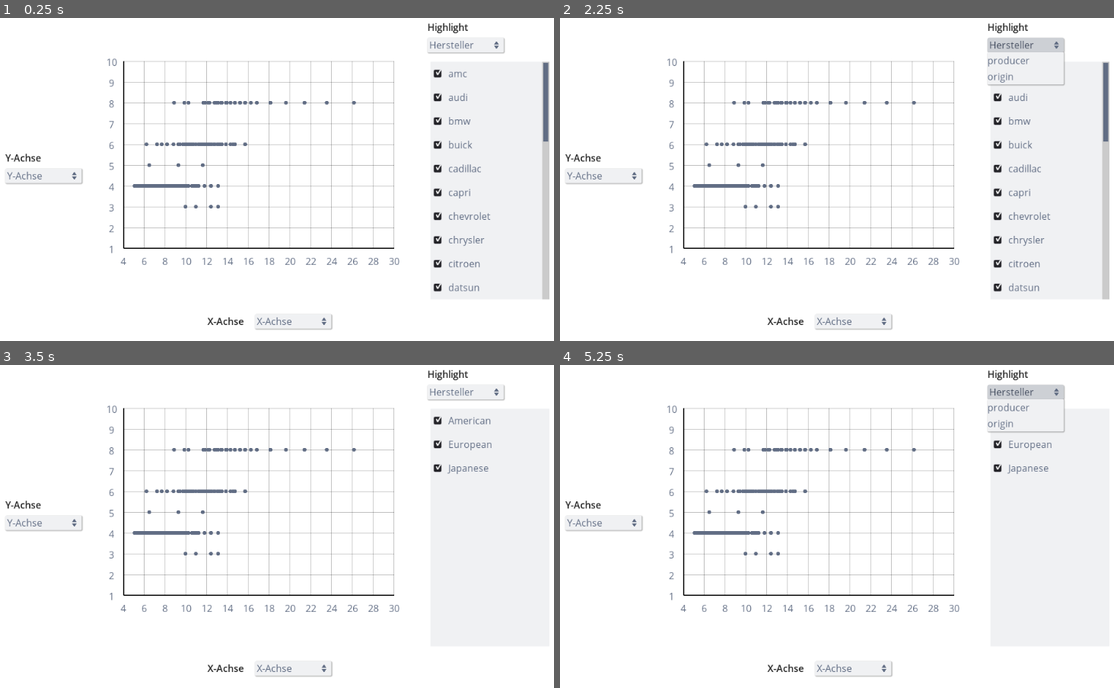
Above: before the commit, frames 1-4 (two rows, left to right).
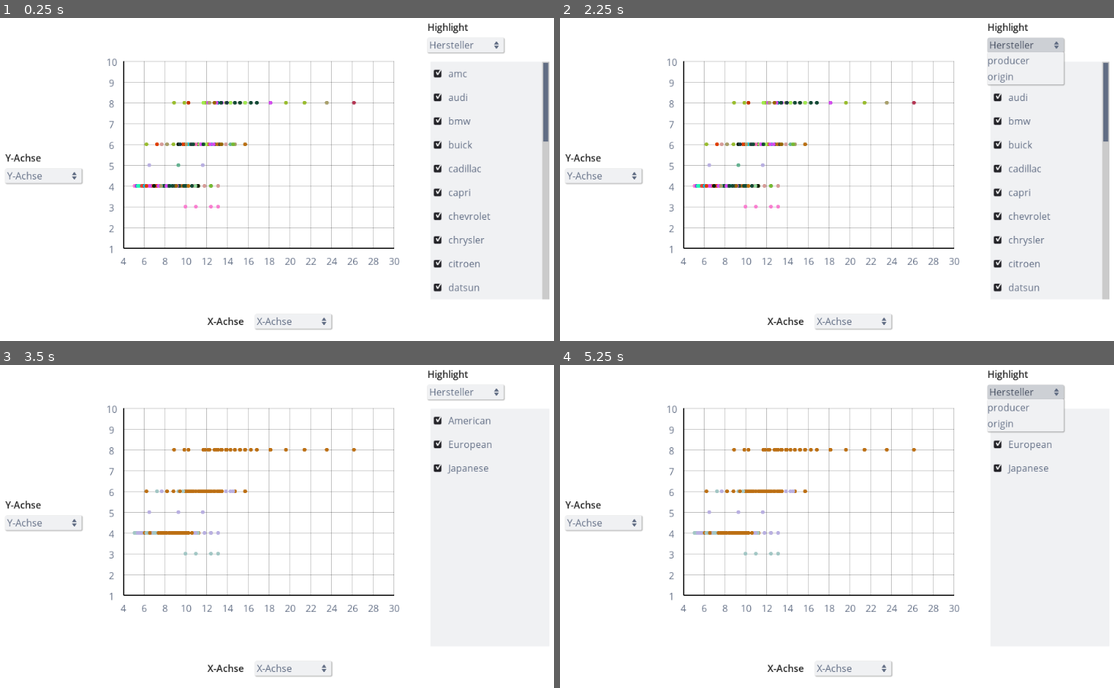
Above: after the commit, the same moments.

Repository: nevs-devs/cars
Game: Godot game, scene res://Main.tscn
Same seed, same stepped clock (60 frames per second), same inputs: the game is played once before the commit and once after it.
Inputs (mouse positions are in pixels of both pictures, inside the frame that each line leads up to):
- Up to frame 1 (0.25 s): no input
- Up to frame 2 (2.25 s): click "X-Achse" at 0.5 s; click "Y-Achse" at 1.25 s; click "Hersteller" at 2 s
- Up to frame 3 (3.5 s): click (487, 419) at 2.77 s
- Up to frame 4 (5.25 s): click "X-Achse" at 3.5 s; click "Y-Achse" at 4.25 s; click "Hersteller" at 5 s

The runs differ from the first frame. In frame 1, 0.5% of the frame differs, in the area x 23-65%, y 25-59%; in frame 2, 0.5%; in frame 3, 0.5%; in frame 4, 0.5%.

Commit message:
added colors

Diff:
--- a/Chart.gd
+++ b/Chart.gd
@@ -51,6 +51,7 @@
 
 	for d in data:
 		var point = data_point.instance()
+		point.get_node("Sprite").modulate = d[2]
 		var rel_x = width - (x_max - d[0]) / x_diff * width
 		var rel_y = (y_max - d[1]) / y_diff * height
 		point.position = Vector2(rel_x, rel_y)
--- a/Main.gd
+++ b/Main.gd
@@ -1,8 +1,10 @@
 extends Node2D
 
+const check_list_item = preload("res://CheckListItem.tscn")
 const AxisOptions = ['wastage', 'cylinder', 'cubic_capacity', 'ps', 'weight', 'acceleration', 'year_of_construction']
 const SelectOptions = ['producer', 'origin']
-const check_list_item = preload("res://CheckListItem.tscn")
+
+var SelectionColors = []
 var cars = []
 var x_id = 0
 var y_id = 1
@@ -82,11 +84,12 @@
 		var select_index = selections.find(car[selection_option])
 		if not selection_toggles[select_index]:
 			continue
+		var color = SelectionColors[select_index]
 		var x = car[x_option]
 		var y = car[y_option]
 		if x == null or y == null:
 			continue
-		data.append([car[x_option], car[y_option]])
+		data.append([car[x_option], car[y_option], color])
 
 	$Chart.draw_chart(
 		LIMITS[x_option][0],
@@ -152,6 +155,10 @@
 		index += 1
 
 func _ready():
+	# some random colors
+	for i in range(30):
+		SelectionColors.append(Color(randf(), randf(), randf(), 1.0))
+
 	read_cars()
 	add_options()
 	refresh_select()
--- a/theme.tres
+++ b/theme.tres
@@ -58,15 +58,26 @@
 shadow_size = 2
 shadow_offset = Vector2( 1, 1 )
 
-[sub_resource type="StyleBoxFlat" id=8]
+[sub_resource type="StyleBoxFlat" id=9]
 bg_color = Color( 0.945098, 0.94902, 0.956863, 1 )
 corner_radius_top_left = 2
 corner_radius_top_right = 2
 corner_radius_bottom_right = 2
 corner_radius_bottom_left = 2
 
+[sub_resource type="StyleBoxFlat" id=10]
+bg_color = Color( 0.384314, 0.431373, 0.521569, 1 )
+border_width_left = 2
+border_width_top = 2
+border_width_right = 2
+border_width_bottom = 2
+corner_radius_top_left = 1
+corner_radius_top_right = 1
+corner_radius_bottom_right = 1
+corner_radius_bottom_left = 1
+
 [sub_resource type="StyleBoxFlat" id=11]
-bg_color = Color( 0.384314, 0.431373, 0.521569, 1 )
+bg_color = Color( 0.278431, 0.313726, 0.384314, 1 )
 border_width_left = 2
 border_width_top = 2
 border_width_right = 2
@@ -78,17 +89,6 @@
 
 [sub_resource type="StyleBoxFlat" id=12]
 bg_color = Color( 0.278431, 0.313726, 0.384314, 1 )
-border_width_left = 2
-border_width_top = 2
-border_width_right = 2
-border_width_bottom = 2
-corner_radius_top_left = 1
-corner_radius_top_right = 1
-corner_radius_bottom_right = 1
-corner_radius_bottom_left = 1
-
-[sub_resource type="StyleBoxFlat" id=13]
-bg_color = Color( 0.278431, 0.313726, 0.384314, 1 )
 border_width_left = 3
 border_width_top = 2
 border_width_right = 3
Not shown: 6 places in theme.tres that only renumber resources
